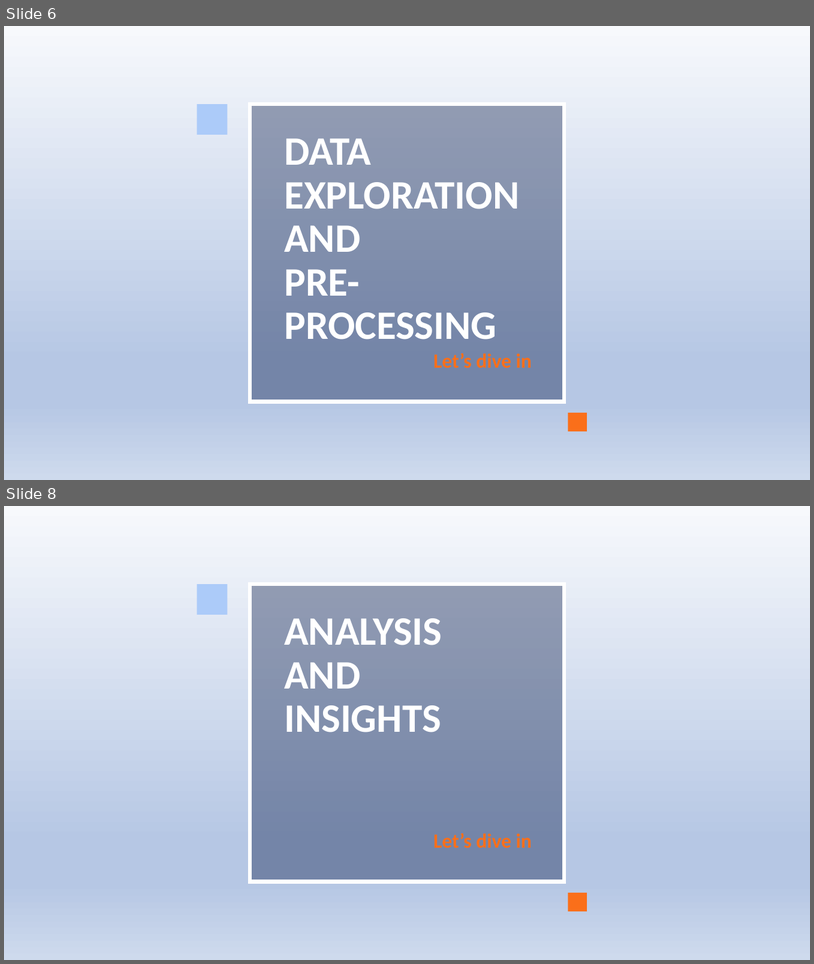
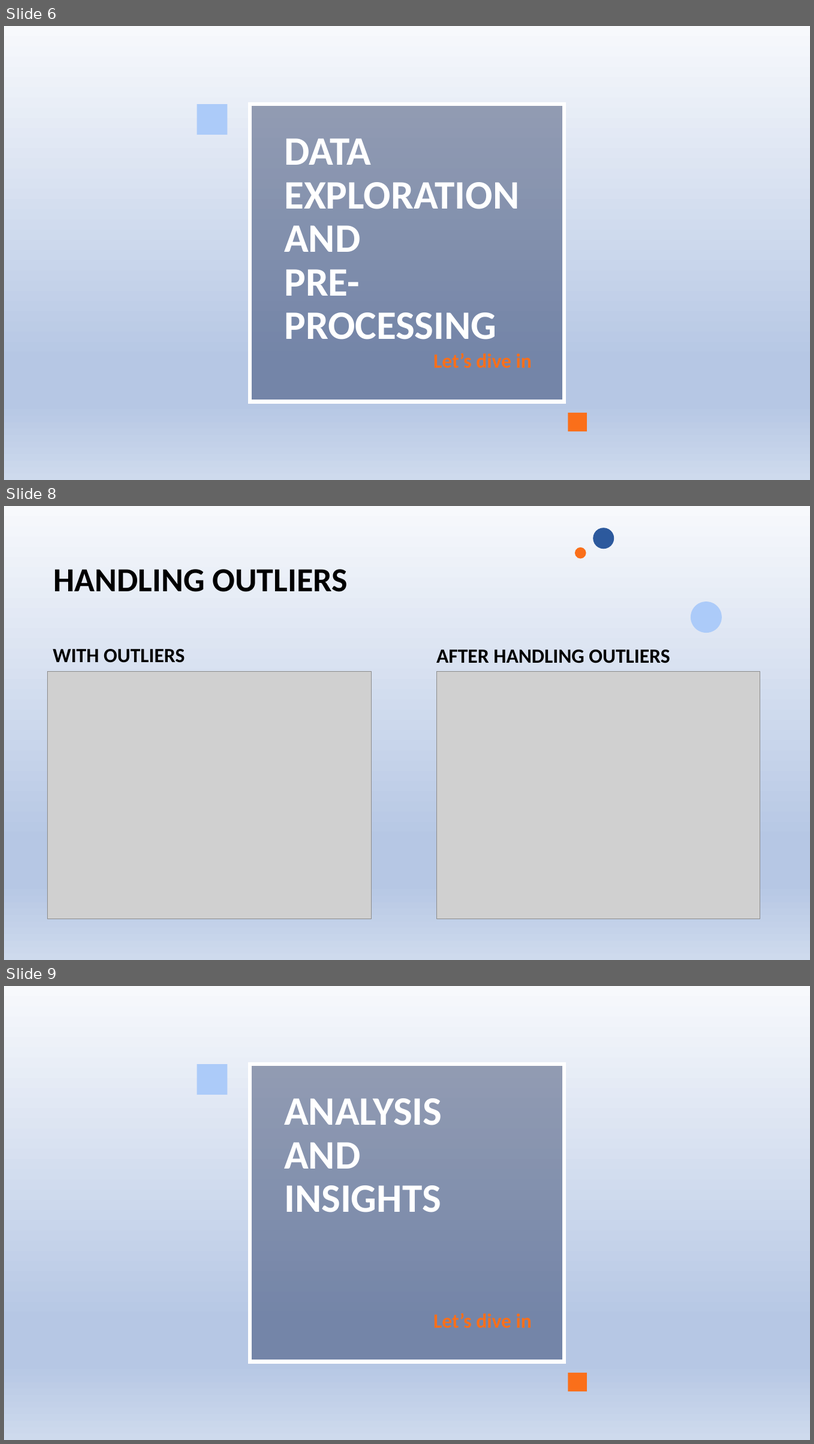
Before and after one commit to jayadir/Analysis_of_udemy_courses, a slide deck: DAVppt.pptx. Shown one above the other, each under a label of ours: slides 6 and 8 before the commit, slides 6, 8 and 9 after it; the slides between them are not shown. The pictures are 814x964 and 814x1444 pixels, drawn with LibreOffice and Linux fonts; fonts in the diff are those of the drawing; grey boxes stand for pictures; background and template pictures are left out. Boxes give left, top, right and bottom in pixels: in the first picture for what was removed or moved away, otherwise in the second. Text is boxed around its words. In the diff, an @@ line names an element or a change of style, - is before the commit and + after.

```diff
--- a/DAVppt.pptx
+++ b/DAVppt.pptx
@@ slide 8 added at (4,506,810,960), background gradient #F7F9FC to #B6C7E4 to #CEDAED @@
@@ ellipse added at (593,528,614,549), fill #2C599D @@
@@ ellipse added at (575,547,587,559), fill #FA6F1A @@
@@ title added at (54,569,348,592), 40 pt, text #000000, bold @@
+HANDLING OUTLIERS
@@ ellipse added at (691,601,723,633), fill #ACCBF9 @@
@@ text added at (53,649,185,663), 24 pt, text #000000, bold @@
+WITH OUTLIERS
@@ text added at (437,649,670,663), 24 pt, text #000000, bold @@
+AFTER HANDLING OUTLIERS
@@ picture added at (48,671,371,919) @@
@@ picture added at (437,671,761,919) @@
@@ what was slide 8 is now slide 9 @@
```
Also in this commit, not shown: 6 slides changed, 5 other slides added, 1 slide removed.
